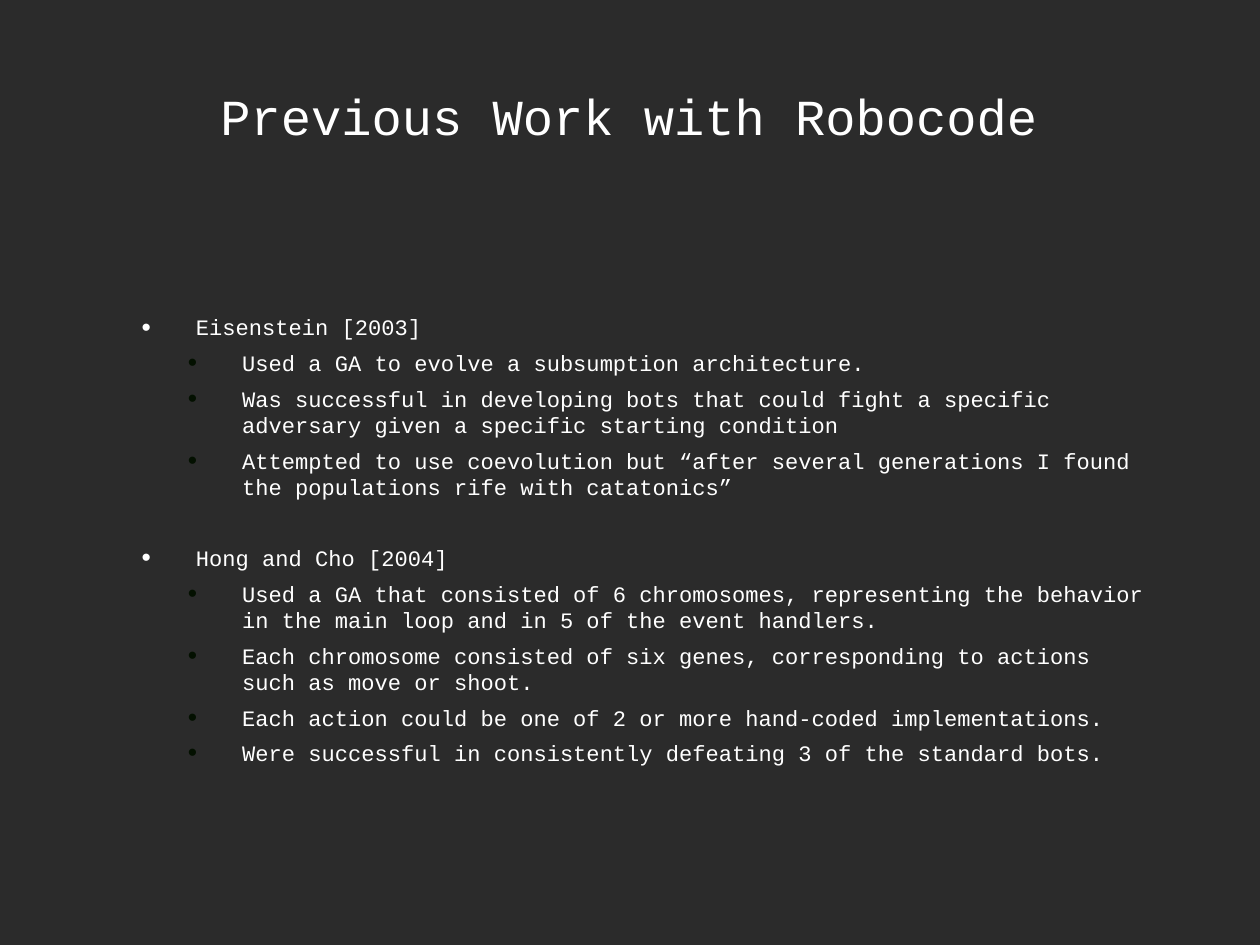
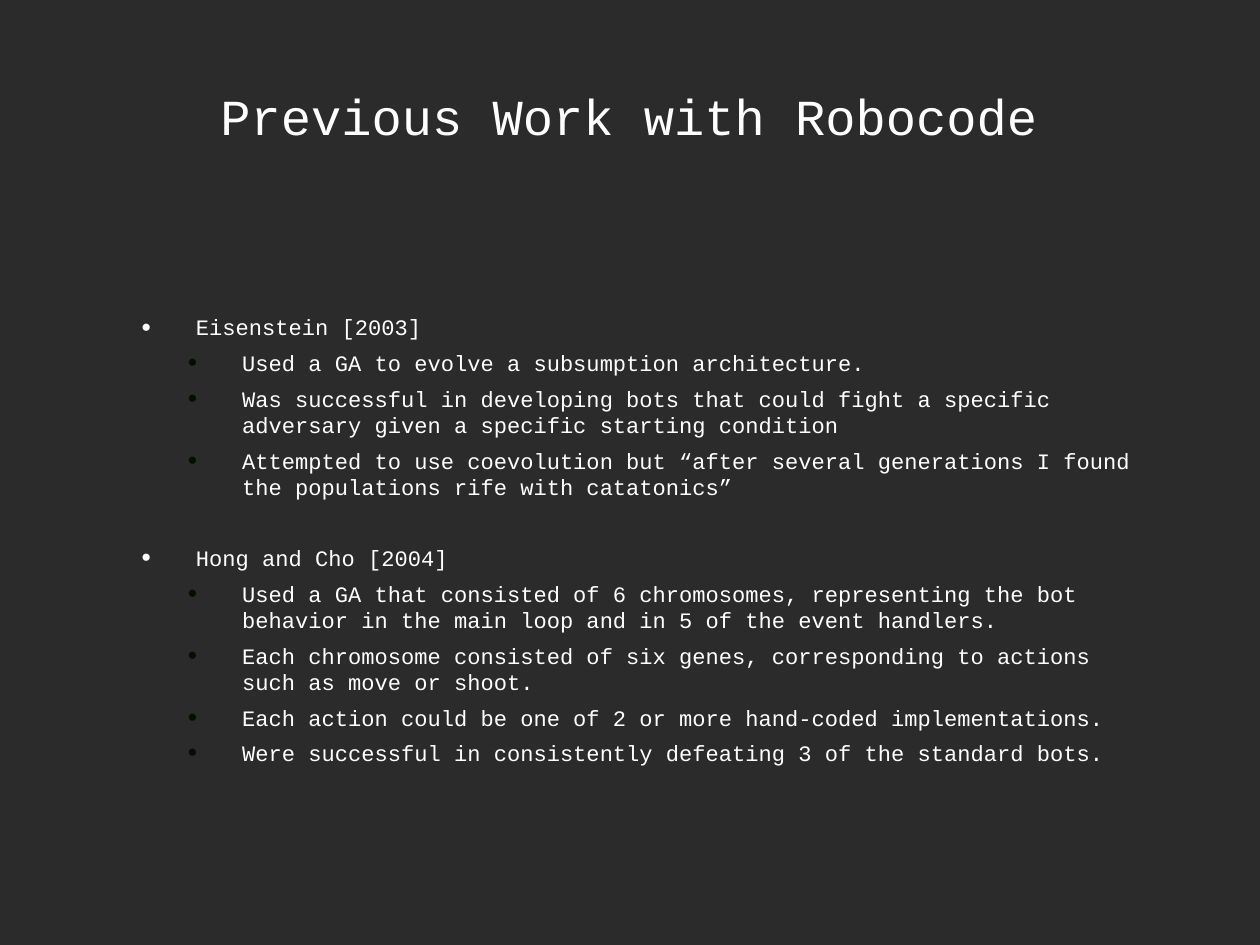
Before and after one commit to jlowenz/ec-robocode, a slide deck: slide 5 of ec-robocode/presentation/ec_presentation_ron.ppt. Drawn at 1260x945 pixels with LibreOffice and Linux fonts; fonts in the diff are those of the drawing; background and template pictures are left out; a plain dark background stands for a picture behind light text. Boxes give left, top, right and bottom in pixels: in the first picture for what was removed or moved away, otherwise in the second. Text is boxed around its words. In the diff, an @@ line names an element or a change of style, - is before the commit and + after.

```diff
--- a/ec-robocode/presentation/ec_presentation_ron.ppt
+++ b/ec-robocode/presentation/ec_presentation_ron.ppt
@@ text at (242, 586, 1077, 633): text changed @@
-  • Used a GA that consisted of 6 chromosomes, representing the behavior in the main loop and in 5 of the event handlers.
+  • Used a GA that consisted of 6 chromosomes, representing the bot behavior in the main loop and in 5 of the event handlers.
```
Also in this commit, not shown: 3 other slides changed, 4 slides added, 2 slides removed.
